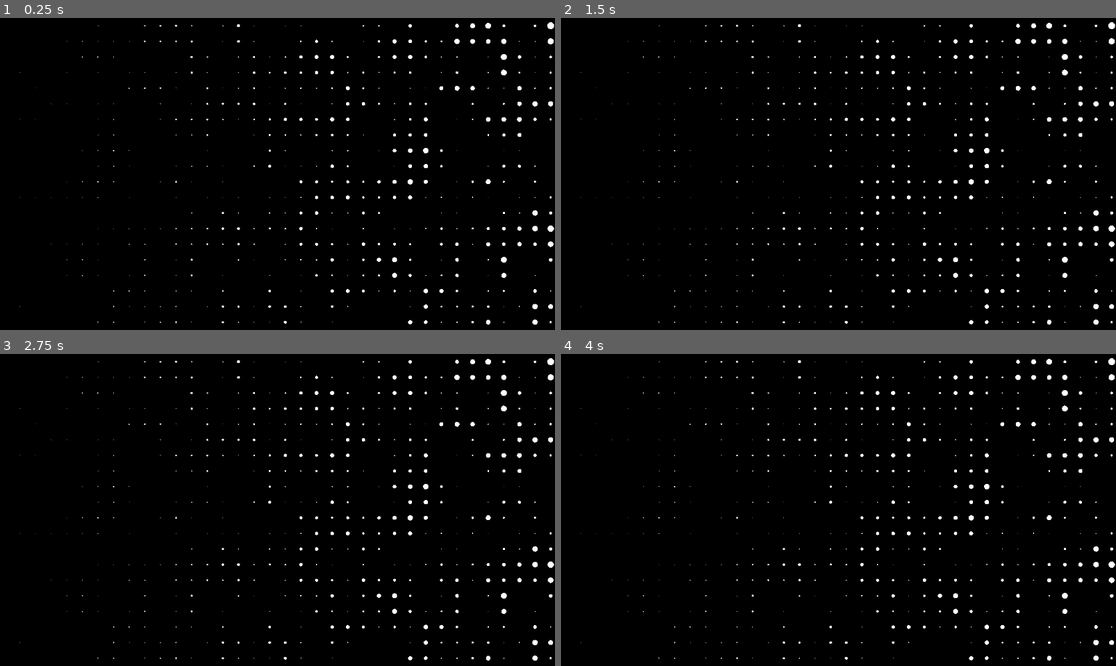
Above: before the commit, frames 1-4 (two rows, left to right).
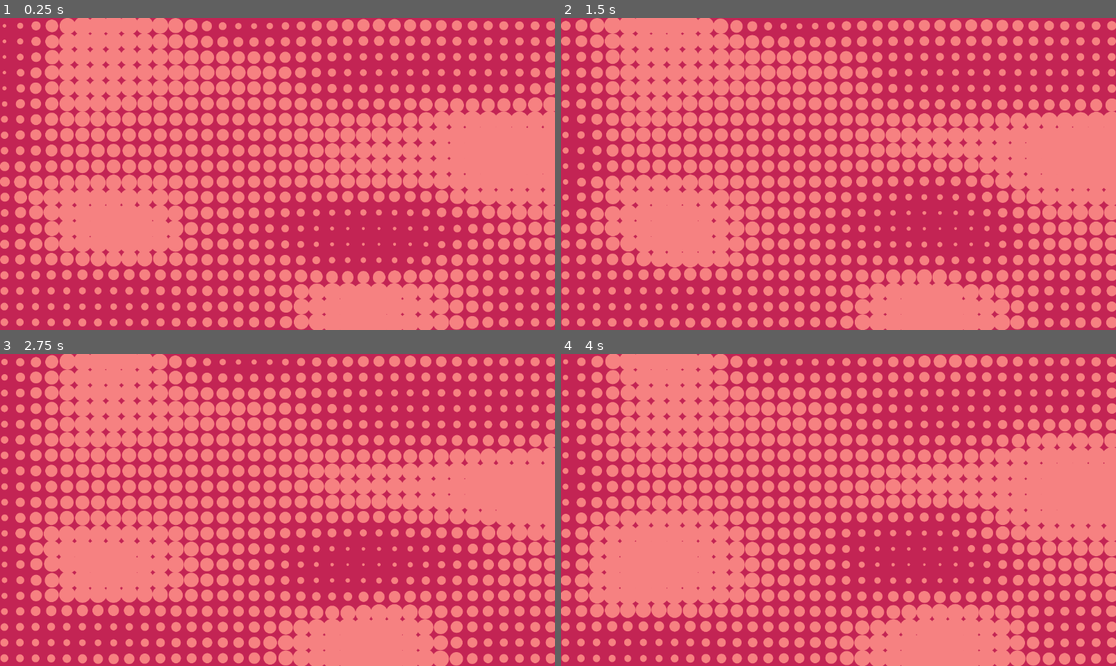
Above: after the commit, the same moments.

Repository: Neo-Ciber94/gdshaders_patterns
Game: Godot game, scene res://background.tscn
The game is run twice, just before and just after one commit, with the same random seed, the same clock (stepped at 60 frames per second) and the same inputs.
Inputs (mouse positions are in pixels of both pictures, inside the frame that each line leads up to):
- Up to frame 1 (0.25 s): no input
- Up to frame 2 (1.5 s): move the mouse to (960, 158) at 0.52 s; move the mouse to (727, 189) at 1.27 s
- Up to frame 3 (2.75 s): move the mouse to (333, 441) at 2.02 s
- Up to frame 4 (4 s): move the mouse to (810, 572) at 2.77 s; move the mouse to (1005, 556) at 3.52 s

The runs differ from the first frame. In frame 1, 100% of the frame differs, in the area x 0-100%, y 0-100%; in frame 2, 100%; in frame 3, 100%; in frame 4, 100%.

Commit message:
Add domain warping shader

Diff:
--- /dev/null
+++ b/background.gd
@@ -0,0 +1,15 @@
+@tool
+extends ColorRect
+
+@export var speed: Vector2 = Vector2(0.0, 10.0);
+@export var enabled: bool = true;
+
+func _process(delta: float) -> void:
+	if not enabled:
+		return;
+
+	var shader_material = material as ShaderMaterial;
+	var noise_texture = shader_material.get_shader_parameter("intensity_texture") as NoiseTexture2D;
+	var noise = noise_texture.noise as FastNoiseLite;
+	noise.offset.x += delta * speed.x;
+	noise.offset.y += delta * speed.y;
--- a/background.tscn
+++ b/background.tscn
@@ -1,35 +1,26 @@
-[gd_scene load_steps=5 format=3 uid="uid://dmj5hb7v3evsu"]
+[gd_scene load_steps=4 format=3 uid="uid://dmj5hb7v3evsu"]
 
-[ext_resource type="Shader" uid="uid://c6ohqdh7rbq58" path="res://shaders/halftone_04.gdshader" id="1_oabld"]
+[ext_resource type="Shader" uid="uid://e4n2ix0isic" path="res://shaders/halftone_domain_warping.gdshader" id="1_i7s6n"]
+[ext_resource type="Script" uid="uid://bsu161m8fcsol" path="res://background.gd" id="2_i7s6n"]
 
-[sub_resource type="FastNoiseLite" id="FastNoiseLite_oabld"]
-offset = Vector3(0, 998.85, 0)
-domain_warp_type = 2
-domain_warp_amplitude = 20.61
-domain_warp_frequency = 1.36
-domain_warp_fractal_type = 2
-domain_warp_fractal_lacunarity = 7.045
-domain_warp_fractal_gain = 1.955
-
-[sub_resource type="NoiseTexture2D" id="NoiseTexture2D_i7s6n"]
-generate_mipmaps = false
-noise = SubResource("FastNoiseLite_oabld")
-seamless_blend_skirt = 1.0
-
-[sub_resource type="ShaderMaterial" id="ShaderMaterial_splo0"]
-shader = ExtResource("1_oabld")
-shader_parameter/tiles = 20.0
-shader_parameter/radius = 0.25
-shader_parameter/intensity_texture = SubResource("NoiseTexture2D_i7s6n")
+[sub_resource type="ShaderMaterial" id="ShaderMaterial_xehqc"]
+shader = ExtResource("1_i7s6n")
+shader_parameter/bg_color = Color(0.7647059, 0.14117648, 0.32941177, 1)
+shader_parameter/fg_color = Color(0.9647059, 0.5058824, 0.5058824, 1)
+shader_parameter/tiles = 20.000000298024
+shader_parameter/radius = 0.7999999821184
 shader_parameter/intensity_edge = 0.5
 shader_parameter/intensity_blend = 0.25
 shader_parameter/speed = Vector2(0.05, 0.05)
 
 [node name="Background" type="ColorRect"]
-material = SubResource("ShaderMaterial_splo0")
+material = SubResource("ShaderMaterial_xehqc")
 anchors_preset = 15
 anchor_right = 1.0
 anchor_bottom = 1.0
 grow_horizontal = 2
 grow_vertical = 2
 color = Color(0, 0, 0, 1)
+script = ExtResource("2_i7s6n")
+speed = Vector2(30, 30)
+enabled = false
--- a/materials/gradient_halftone_material.tres
+++ b/materials/gradient_halftone_material.tres
@@ -2,21 +2,26 @@
 
 [ext_resource type="Shader" uid="uid://csbx65yxkja7p" path="res://shaders/halftone_03.gdshader" id="1_k3j6q"]
 
-[sub_resource type="Gradient" id="Gradient_oabld"]
-colors = PackedColorArray(0, 0, 0, 1, 0.95897436, 0.95897436, 0.95897436, 1)
+[sub_resource type="Gradient" id="Gradient_vjh85"]
 
-[sub_resource type="GradientTexture2D" id="GradientTexture2D_i7s6n"]
-gradient = SubResource("Gradient_oabld")
-fill_from = Vector2(0.6965812, 0.74358976)
-fill_to = Vector2(1, 1)
+[sub_resource type="GradientTexture2D" id="GradientTexture2D_vkwem"]
+gradient = SubResource("Gradient_vjh85")
+fill = 1
+fill_from = Vector2(0.5, 0)
+fill_to = Vector2(0, 1)
+metadata/_snap_enabled = true
 
 [resource]
 shader = ExtResource("1_k3j6q")
-shader_parameter/color_1 = Color(0.65882355, 0.5176471, 0.9529412, 1)
-shader_parameter/color_2 = Color(0, 0, 0, 1)
-shader_parameter/intensity_texture = SubResource("GradientTexture2D_i7s6n")
-shader_parameter/intenstity_falloff = Vector2(0.5, 0)
-shader_parameter/rotation_degrees = 45.000000670554
+shader_parameter/bg_color = Color(0.9411765, 0.30980393, 0.47058824, 1)
+shader_parameter/fg_color = Color(0.9647059, 0.5058824, 0.5058824, 1)
+shader_parameter/intensity_texture = SubResource("GradientTexture2D_vkwem")
+shader_parameter/intenstity_falloff = Vector2(0, 0)
+shader_parameter/rotation_degrees = 0.0
 shader_parameter/tiles = 20.0
 shader_parameter/speed = 2.0
-shader_parameter/offset = Vector2(0.7, 0.7)
+shader_parameter/offset = Vector2(0, 0.5)
+shader_parameter/wave_intensity = 0.0
+shader_parameter/wave_speed = 2.0
+shader_parameter/wave_freq = 0.5
+shader_parameter/antialising_amount = 100.0
--- /dev/null
+++ b/materials/noise_halftone_material.tres
@@ -0,0 +1,21 @@
+[gd_resource type="ShaderMaterial" load_steps=4 format=3 uid="uid://bion7mm13mf8o"]
+
+[ext_resource type="Shader" uid="uid://c6ohqdh7rbq58" path="res://shaders/halftone_04.gdshader" id="1_gkw7k"]
+
+[sub_resource type="FastNoiseLite" id="FastNoiseLite_i7s6n"]
+frequency = 0.0035
+offset = Vector3(820.39886, 1041.4937, 0)
+
+[sub_resource type="NoiseTexture2D" id="NoiseTexture2D_i7s6n"]
+noise = SubResource("FastNoiseLite_i7s6n")
+
+[resource]
+shader = ExtResource("1_gkw7k")
+shader_parameter/bg_color = Color(0.7647059, 0.14117648, 0.32941177, 1)
+shader_parameter/fg_color = Color(0.9647059, 0.5058824, 0.5058824, 1)
+shader_parameter/tiles = 30.000000447036
+shader_parameter/radius = 0.7999999821184
+shader_parameter/intensity_texture = SubResource("NoiseTexture2D_i7s6n")
+shader_parameter/intensity_edge = 0.5
+shader_parameter/intensity_blend = 0.25
+shader_parameter/speed = Vector2(0.05, 0.05)
--- a/shaders/halftone_03.gdshader
+++ b/shaders/halftone_03.gdshader
@@ -1,18 +1,26 @@
 shader_type canvas_item;
 
 group_uniforms Colors;
-uniform vec4 color_1: source_color = vec4(1.0, 1.0, 1.0, 1.0);
-uniform vec4 color_2: source_color = vec4(0.0, 0.0, 0.0, 1.0);
+uniform vec4 bg_color: source_color = vec4(1.0, 1.0, 1.0, 1.0);
+uniform vec4 fg_color: source_color = vec4(0.0, 0.0, 0.0, 1.0);
 
 group_uniforms Intensity;
-uniform sampler2D intensity_texture;
-uniform vec2 intenstity_falloff = vec2(0.5, 0.0);
+uniform sampler2D intensity_texture: repeat_enable;
+uniform vec2 intenstity_falloff = vec2(0.0, 0.0);
 
 group_uniforms Movement;
 uniform float rotation_degrees: hint_range(0.0, 360, 0.1) = 0.0;
 uniform float tiles: hint_range(0, 100, 1) = 10;
 uniform float speed: hint_range(0.0, 10.0, 0.1) = 2.0;
 uniform vec2 offset = vec2(1.0, 0.0);
+
+group_uniforms Wave;
+uniform float wave_intensity: hint_range(0.0, 1.0, 0.1) = 0.0;
+uniform float wave_speed: hint_range(0.0, 10.0, 0.01) = 2.0;
+uniform float wave_freq: hint_range(0.0, 10.0, 0.01) = 0.5;
+
+group_uniforms Antialising;
+uniform float antialising_amount: hint_range(0.0, 100.0, 0.1) = 20.0;
 
 float sdCircle(vec2 p, float r){
     return length(p) - r;
@@ -28,9 +36,8 @@
 void fragment() {
     vec2 uv = UV;
 
-    float delta_x = fwidth(UV.x);
-    float delta_y = fwidth(UV.y);
-    float aspect_ratio = delta_y / delta_x;
+	vec2 delta = fwidth(uv);
+    float aspect_ratio = delta.y / delta.x;
 
     uv -= vec2(0.5);
     uv.x *= aspect_ratio;
@@ -39,20 +46,24 @@
     vec2 grid = uv * tiles;
 	vec2 uv_offset = offset * TIME * speed;
 	vec2 fract_uv = fract(grid + uv_offset) - 0.5;
-
-	const float wave_speed = 2.0;
-	const float wave_freq = 0.5;
+	vec2 cell = floor(grid);
+  	vec2 cell_uv = (cell + 0.5) / tiles;
 
 	float t = TIME * wave_speed;
 	float wave = (sin(t * wave_freq) + 1.0) * 0.5;
+	float w = wave_intensity <= 0.0 ? 1.0: wave * wave_intensity;
 
 	float intensity = texture(intensity_texture, UV).r;
 	float intensity_offset = (UV.x * intenstity_falloff.x) + (UV.y * intenstity_falloff.y);
-	float r = intensity + intensity_offset * intensity;
+	float r = intensity + intensity_offset * intensity * w;
 
 	float dist = sdCircle(fract_uv, r);
-	float d = step(dist, 0.0);
-	vec3 c = vec3(d);
+	//float d = step(dist, 0.0);
+	//vec3 c = vec3(d);
 
-	COLOR = d <= 0.0 ? color_1: color_2;
+	// Antialising
+	float aa = fwidth(dist);
+	float d = smoothstep(-antialising_amount, antialising_amount, dist / delta.y);
+	vec4 color = mix(fg_color, bg_color, d);
+	COLOR = color;
 }
--- a/shaders/halftone_04.gdshader
+++ b/shaders/halftone_04.gdshader
@@ -1,9 +1,12 @@
 shader_type canvas_item;
+
+uniform vec4 bg_color: source_color = vec4(0.0, 0.0, 0.0, 1.0);
+uniform vec4 fg_color: source_color = vec4(1.0);
 
 uniform float tiles: hint_range(0.0, 500.0, 0.1) = 20.0;
 uniform float radius: hint_range(0.0, 1.0, 0.01) = 0.25;
 
-uniform sampler2D intensity_texture: repeat_enable;
+uniform sampler2D intensity_texture;
 uniform float intensity_edge: hint_range(0.0, 1.0, 0.01) = 0.5;
 uniform float intensity_blend: hint_range(0.0, 1.0, 0.01) = 0.25;
 
@@ -11,14 +14,6 @@
 
 float sdCircle(vec2 p, float r){
     return length(p) - r;
-}
-
-vec2 polar_coordinates(vec2 uv, vec2 center, float zoom, float repeat)
-{
-	vec2 dir = uv - center;
-	float r = length(dir) * 2.0;
-	float angle = atan(dir.y, dir.x) * 1.0/(3.1416 * 2.0);
-	return mod(vec2(r * zoom, angle * repeat), 1.0);
 }
 
 void fragment() {
@@ -29,27 +24,21 @@
 	uv -= vec2(0.5);
 	uv.x *= aspect_ratio;
 
-	vec2 offset = vec2(TIME * speed);
-	// uv += offset;
-	//uv += vec2(length((UV - vec2(0.5))), 0.0) * TIME * 0.001;
-	//uv *= polar_coordinates(uv + vec2(TIME * 0.25), vec2(0.5), 0.5, 3.0);
+	vec2 circ_uv = vec2(length(UV), 0.0);
 
 	vec2 grid = uv * tiles;
     vec2 cell = floor(grid);
 	vec2 fract_uv = fract(grid) - vec2(0.5);
 
   	vec2 cell_uv = (cell + 0.5) / tiles;
-    float intensity = texture(intensity_texture, cell_uv).r;
+    float intensity = texture(intensity_texture, UV).r;
 
-	float i = smoothstep(
-		intensity_edge - intensity_blend,
-		intensity_edge + intensity_blend,
-		intensity
-	);
-
-	float r = radius * i * (UV.x * intensity);
+	float r = radius * intensity;
 	float dist = sdCircle(fract_uv, r);
 
-	float d = step(dist, 0.0);
-	COLOR = vec4(vec3(d), 1.0);
+	const float aa_amount = 10.0;
+	float aa = fwidth(dist);
+	float d = smoothstep(-aa_amount, aa_amount, dist / delta.y);
+	vec4 color = mix(fg_color, bg_color, d);
+	COLOR = color;
 }
--- /dev/null
+++ b/shaders/halftone_domain_warping.gdshader
@@ -0,0 +1,138 @@
+shader_type canvas_item;
+
+uniform vec4 bg_color: source_color = vec4(0.0, 0.0, 0.0, 1.0);
+uniform vec4 fg_color: source_color = vec4(1.0);
+
+uniform float tiles: hint_range(0.0, 500.0, 0.1) = 20.0;
+uniform float radius: hint_range(0.0, 1.0, 0.01) = 0.25;
+
+
+uniform float intensity_edge: hint_range(0.0, 1.0, 0.01) = 0.5;
+uniform float intensity_blend: hint_range(0.0, 1.0, 0.01) = 0.25;
+
+uniform vec2 speed = vec2(0.05);
+
+float sdCircle(vec2 p, float r){
+    return length(p) - r;
+}
+
+float random (in vec2 st) {
+    return fract(sin(dot(st.xy,
+                         vec2(12.9898,78.233)))
+                 * 43758.5453123);
+}
+
+// 2D Noise based on Morgan McGuire @morgan3d
+// https://www.shadertoy.com/view/4dS3Wd
+float noise (in vec2 st) {
+    vec2 i = floor(st);
+    vec2 f = fract(st);
+
+    // Four corners in 2D of a tile
+    float a = random(i);
+    float b = random(i + vec2(1.0, 0.0));
+    float c = random(i + vec2(0.0, 1.0));
+    float d = random(i + vec2(1.0, 1.0));
+
+    // Smooth Interpolation
+
+    // Cubic Hermine Curve.  Same as SmoothStep()
+    vec2 u = f*f*(3.0-2.0*f);
+    // u = smoothstep(0.,1.,f);
+
+    // Mix 4 coorners percentages
+    return mix(a, b, u.x) +
+            (c - a)* u.y * (1.0 - u.x) +
+            (d - b) * u.x * u.y;
+}
+
+const int NUM_OCTAVES = 8;
+const float H = 5.0;
+
+// https://iquilezles.org/articles/fbm/
+float fbm1(in vec2 x)
+{
+    float t = 0.0;
+    for( int i=0; i< NUM_OCTAVES; i++ )
+    {
+        float f = pow( 2.0, float(i) );
+        float a = pow(f, -H);
+        t += a*noise(f*x);
+    }
+    return t;
+}
+
+float fbm2( in vec2 x)
+{
+    float G = exp2(-H);
+    float f = 1.0;
+    float a = 1.0;
+    float t = 0.0;
+    for( int i=0; i< NUM_OCTAVES; i++ )
+    {
+        t += a*noise(f*x);
+        f *= 2.0;
+        a *= G;
+    }
+    return t;
+}
+
+float pattern_1( in vec2 p )
+{
+    return fbm2( p );
+}
+
+float pattern_2( in vec2 p, vec2 q, vec2 r )
+{
+    q.x = fbm2( p + vec2(0.0,0.0) );
+    q.y = fbm2( p + vec2(5.2,1.3) );
+
+    r.x = fbm2( p + 4.0*q + vec2(1.7,9.2) );
+    r.y = fbm2( p + 4.0*q + vec2(8.3,2.8) );
+
+    return fbm2( p + 4.0*r );
+}
+
+vec2 warp_field(vec2 p, float t)
+{
+    vec2 q = vec2(
+        fbm2(p + vec2(0.0, 4.0) + 0.7*t),
+        fbm2(p + vec2(3.5, 2.0) - 0.4*t)
+    );
+
+    vec2 r = vec2(
+        fbm2(p + 4.0*q + vec2(4.1, 3.3) + 0.3*t),
+        fbm2(p + 4.0*q + vec2(2.2, 1.7) - 0.2*t)
+    );
+
+    return 0.35 * q + 0.18 * r;
+}
+
+void fragment() {
+	vec2 uv = UV;
+	vec2 delta = fwidth(uv);
+	float aspect_ratio = delta.y / delta.x;
+
+	uv -= vec2(0.5);
+	uv.x *= aspect_ratio;
+
+	vec2 grid = uv * tiles;
+    vec2 cell = floor(grid);
+	vec2 fract_uv = fract(grid) - vec2(0.5);
+
+  	vec2 cell_uv = (cell + 0.5) / tiles;
+
+    float t = TIME * 1.25;
+    vec2 base = UV * 4.0;              // base sampling scale
+   	vec2 w = warp_field(base, t);      // warped offset
+    float intensity = fbm2(base + w);  // final ripple field ✨
+
+	float r = radius * intensity;
+	float dist = sdCircle(fract_uv, r);
+
+	const float aa_amount = 10.0;
+	float aa = fwidth(dist);
+	float d = smoothstep(-aa_amount, aa_amount, dist / delta.y);
+	vec4 color = mix(fg_color, bg_color, d);
+	COLOR = color;
+}
Not shown, added: background.gd.uid
Not shown, added: shaders/halftone_domain_warping.gdshader.uid
